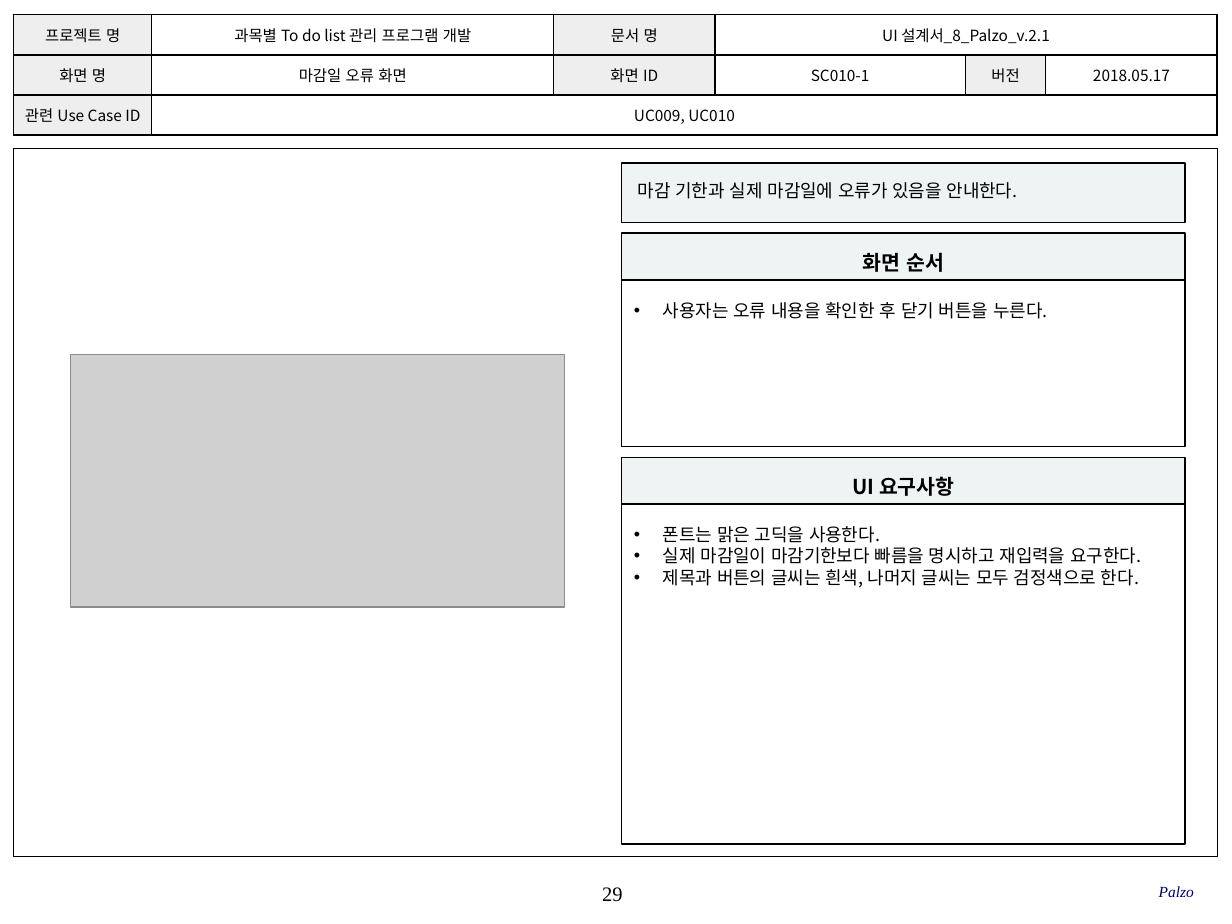
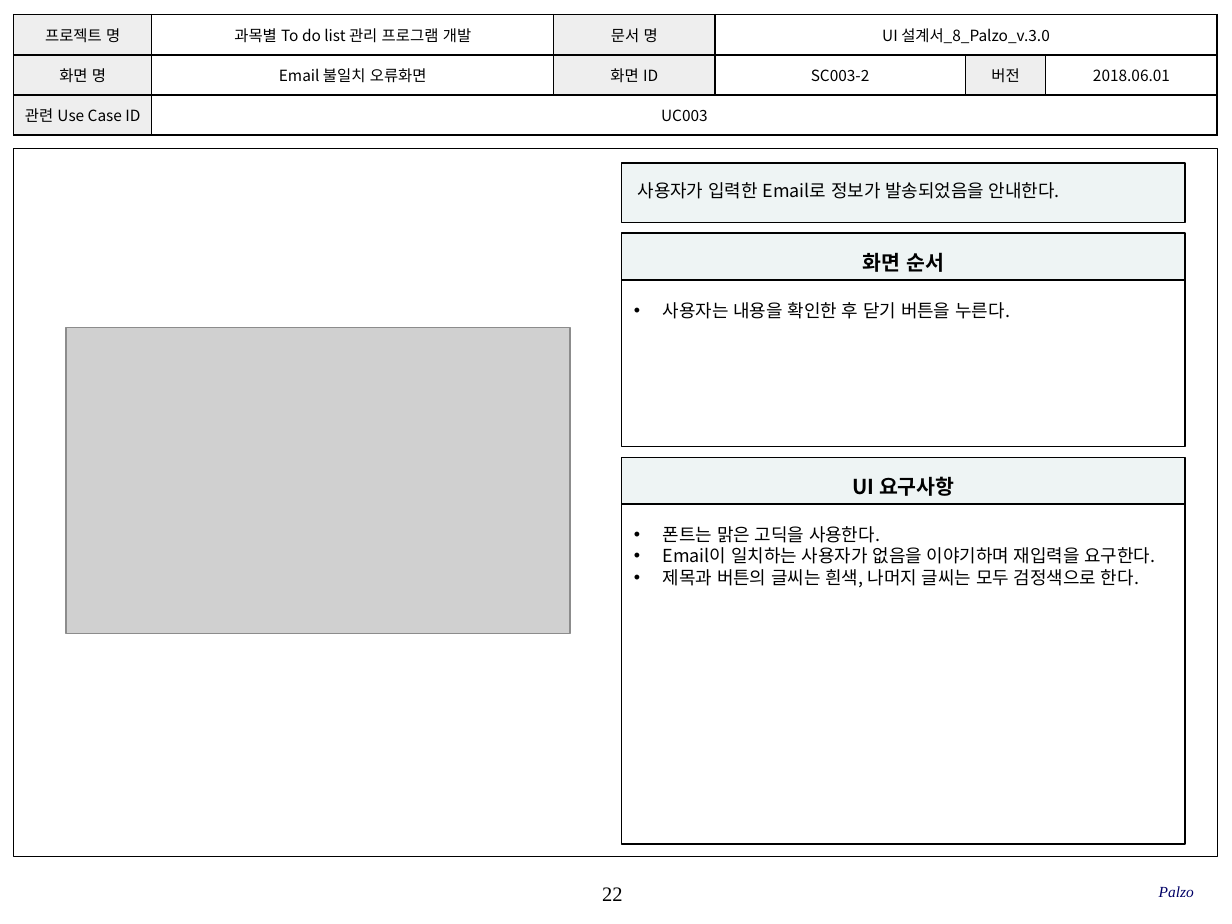
Before and after one commit to SMU-SE-Admin/18-1_8_PALZO_Doc, a slide deck: slide 22 of 03 설계/UI 설계서_8_Palzo.pptx (slide 29 before the commit). Drawn at 1232x924 pixels with LibreOffice and Linux fonts; fonts in the diff are those of the drawing; grey boxes stand for pictures; background and template pictures are left out. Boxes give left, top, right and bottom in pixels: in the first picture for what was removed or moved away, otherwise in the second. Text is boxed around its words. In the diff, an @@ line names an element or a change of style, - is before the commit and + after.

Commit message:
#1102 UI설계서 작성
화면 UI 수정, 일부 변경 (최종본)

```diff
--- a/03 설계/UI 설계서_8_Palzo.pptx
+++ b/03 설계/UI 설계서_8_Palzo.pptx
@@ table at [14,15,1216,136] @@
-row 1, column 4: UI 설계서_8_Palzo_v.2.1
+row 1, column 4: UI 설계서_8_Palzo_v.3.0
-row 2: 화면 명 | 마감일 오류 화면 | 화면 ID | SC010-1 | 버전 | 2018.05.17
+row 2: 화면 명 | Email 불일치 오류화면 | 화면 ID | SC003-2 | 버전 | 2018.06.01
-row 3, column 2: UC009, UC010
+row 3, column 2: UC003
@@ text in rectangle at [638,182,1060,199]: text changed @@
-마감 기한과 실제 마감일에 오류가 있음을 안내한다.
+사용자가 입력한 Email로 정보가 발송되었음을 안내한다.
@@ picture: place and size @@
-picture at [70,355,564,607]
+picture at [67,328,570,633]
@@ text in rectangle at [663,302,1010,319]: text changed @@
-• 사용자는 오류 내용을 확인한 후 닫기 버튼을 누른다.
+• 사용자는 내용을 확인한 후 닫기 버튼을 누른다.
@@ text in rectangle at [663,547,1156,564]: text changed @@
-• 실제 마감일이 마감기한보다 빠름을 명시하고 재입력을 요구한다.
+• Email이 일치하는 사용자가 없음을 이야기하며 재입력을 요구한다.
@@ page number at [602,887,622,901]: text changed @@
-29
+22
```
Also in this commit, not shown: 36 other slides changed, 1 slide added, 4 slides removed.
